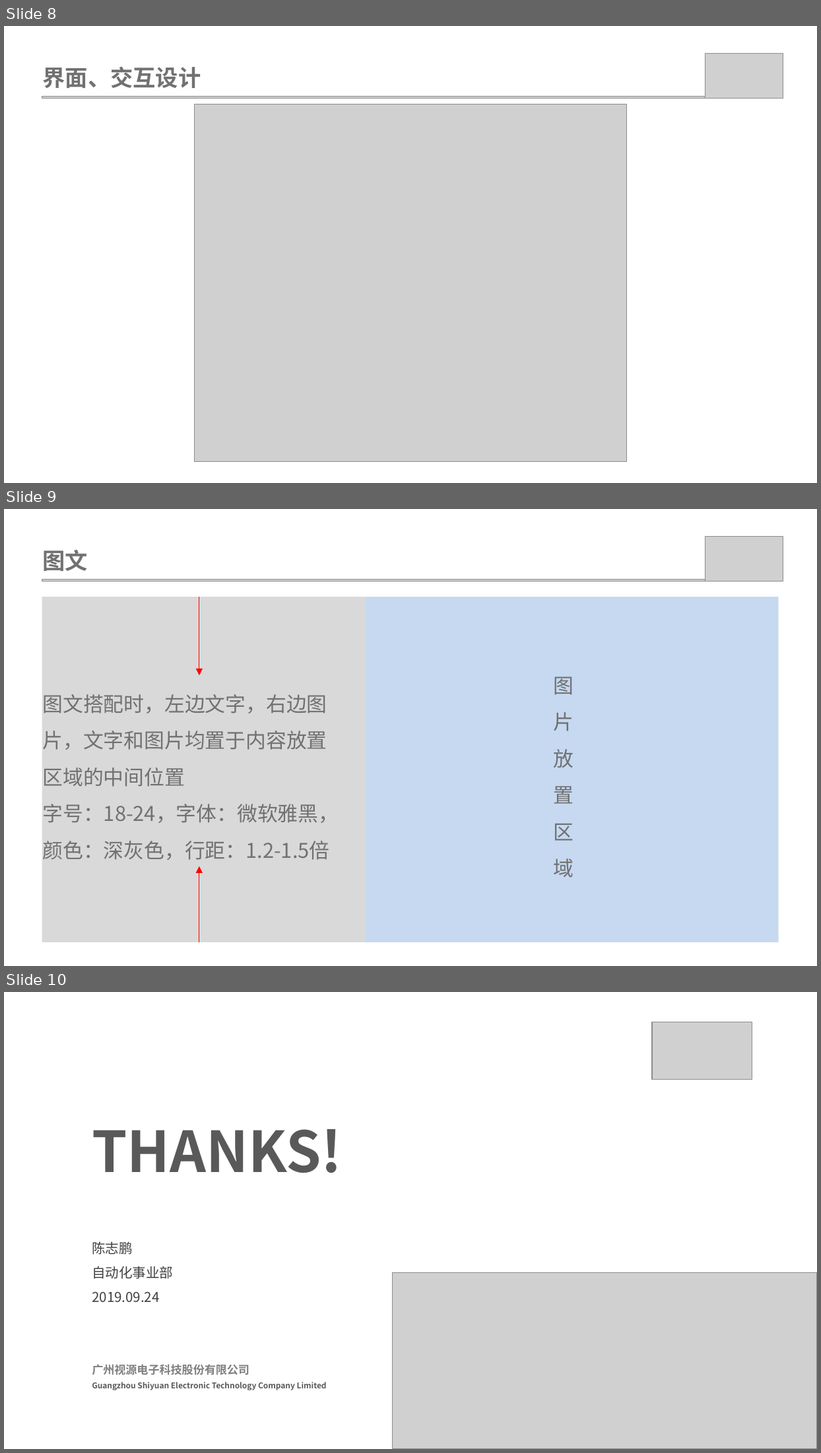
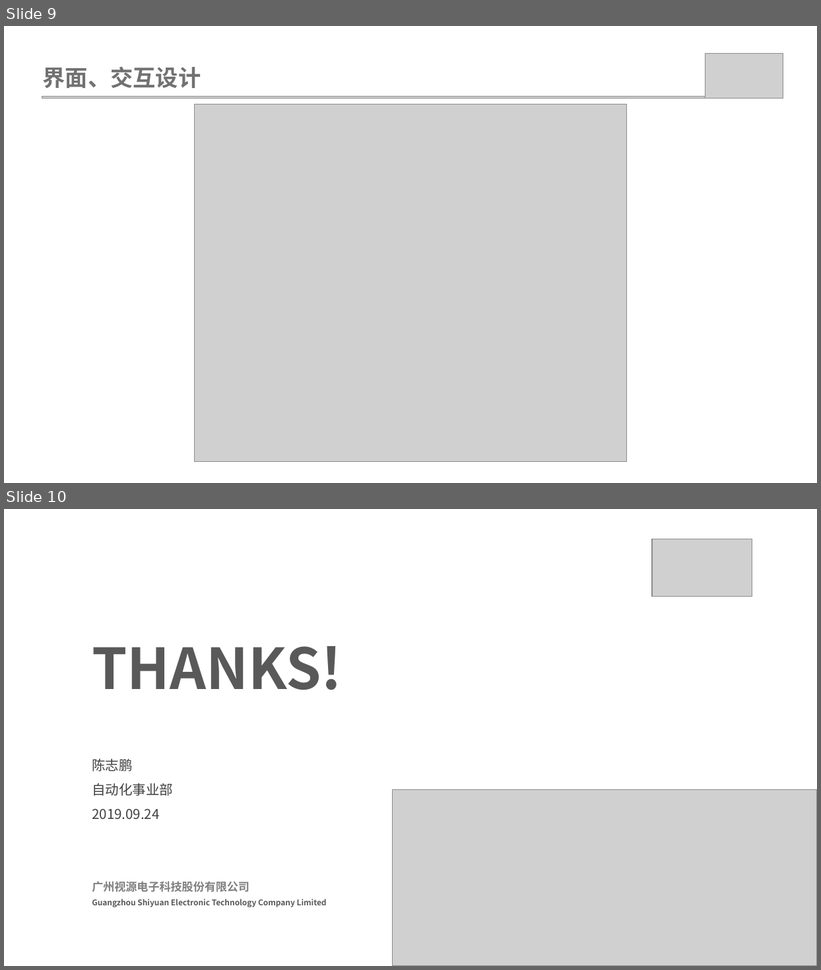
Before and after one commit to chenzhipeng-hqu/python, a slide deck: doc/软件设计评审V1.2.pptx. Shown one above the other, each under a label of ours: slides 8, 9 and 10 before the commit, slides 9 and 10 after it. The pictures are 821x1453 and 821x970 pixels, drawn with LibreOffice and Linux fonts; fonts in the diff are those of the drawing; grey boxes stand for pictures. Boxes give left, top, right and bottom in pixels: in the first picture for what was removed or moved away, otherwise in the second. Text is boxed around its words. In the diff, an @@ line names an element or a change of style, - is before the commit and + after.

```diff
--- a/doc/软件设计评审V1.2.pptx
+++ b/doc/软件设计评审V1.2.pptx
@@ slide 9 removed at (x1=4, y1=509, x2=817, y2=966), background #FFFFFF @@
@@ picture removed at (x1=705, y1=537, x2=783, y2=582) @@
@@ text removed at (x1=43, y1=550, x2=88, y2=571) @@
-图文
@@ picture removed at (x1=42, y1=580, x2=779, y2=582) @@
@@ rectangle removed at (x1=42, y1=597, x2=779, y2=943) @@
@@ arrow removed from (199, 597) to (199, 676) @@
@@ rectangle removed at (x1=366, y1=597, x2=779, y2=943) @@
@@ text removed at (x1=553, y1=677, x2=574, y2=878) @@
-图片放置区域
@@ text removed at (x1=43, y1=694, x2=339, y2=860) @@
-图文搭配时，左边文字，右边图片，文字和图片均置于内容放置区域的中间位置
-字号：18-24，字体：微软雅黑，颜色：深灰色，行距：1.2-1.5倍
@@ arrow removed from (199, 943) to (199, 867) @@
@@ what was slide 8 is now slide 9 @@
```
Also in this commit, not shown: 1 slide added, 11 other files.
